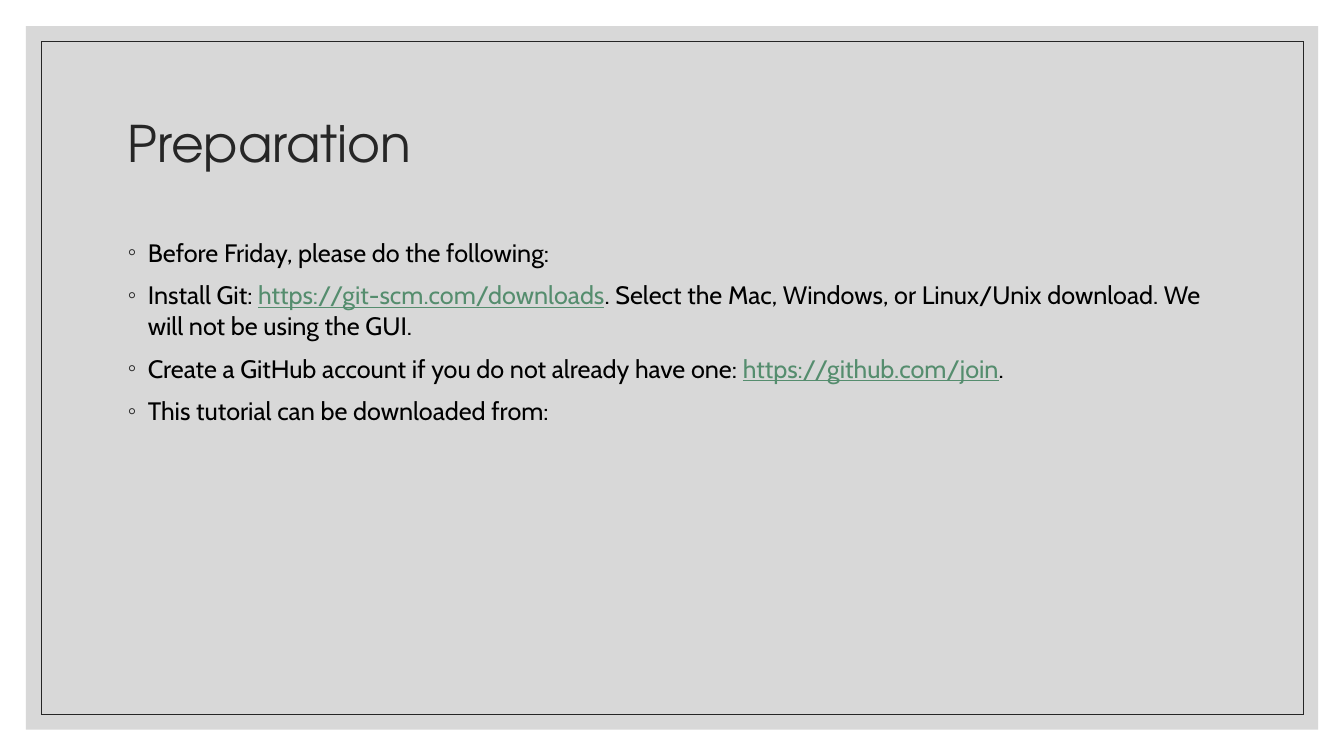
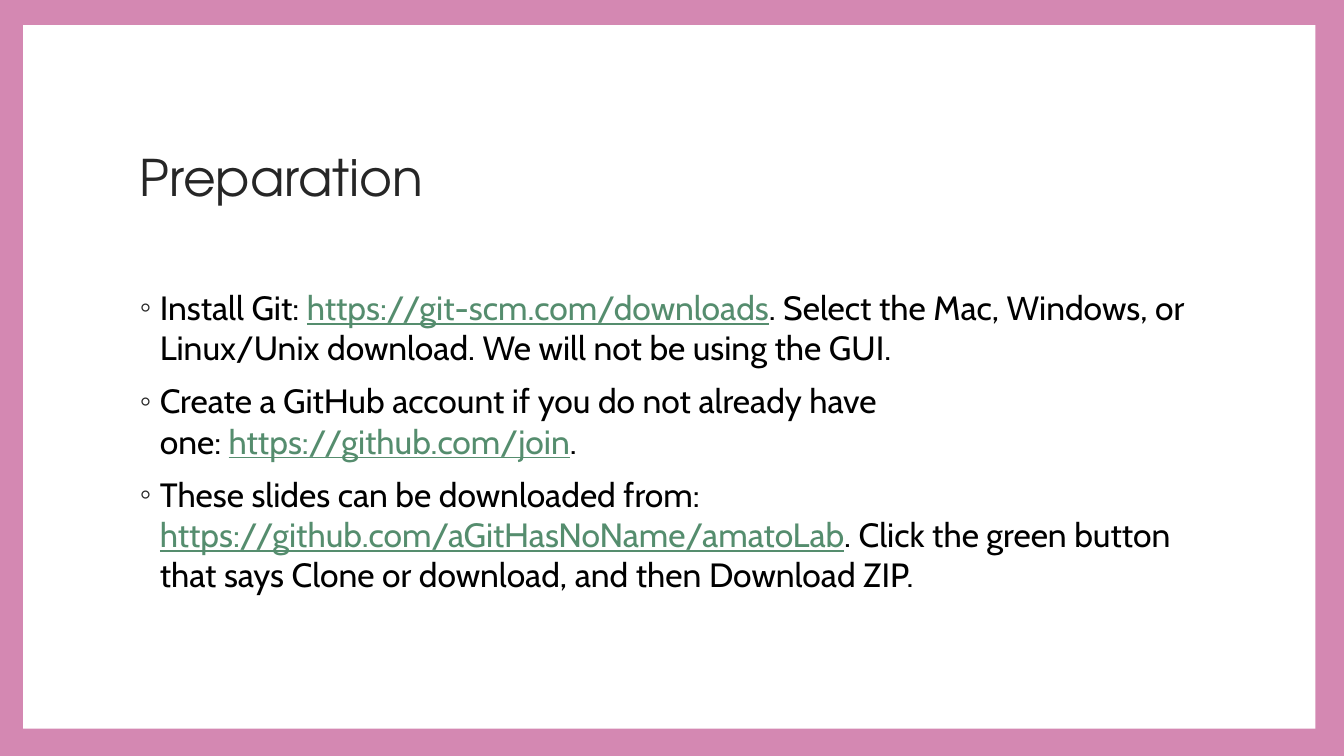
Before and after one commit to aGitHasNoName/amatoLab, a slide deck: slide 3 of amatoGit.pptx. Drawn at 1344x756 pixels with LibreOffice and Linux fonts; fonts in the diff are those of the drawing. Boxes give left, top, right and bottom in pixels: in the first picture for what was removed or moved away, otherwise in the second. Text is boxed around its words. In the diff, an @@ line names an element or a change of style, - is before the commit and + after.

```diff
--- a/amatoGit.pptx
+++ b/amatoGit.pptx
@@ rectangle added at [0,0,1344,756], fill #D488B2 @@
@@ rectangle added at [23,25,1316,729], fill #FFFFFF @@
@@ rectangle removed at [26,26,1319,730] @@
@@ rectangle removed at [41,41,1304,715] @@
@@ title "Preparation": place and size @@
-title "Preparation" at [128,124,412,172]
+title "Preparation" at [140,158,424,206]
@@ text at [148,243,549,268]: paragraph removed @@
-◦ Before Friday, please do the following:
@@ text "Install Git: https://git-scm.com/downloads. Select the ...": place and size @@
-text "Install Git: https://git-scm.com/downloads. Select the ..." at [148,243,1200,421]
+text "Install Git: https://git-scm.com/downloads. Select the ..." at [160,294,1184,595]
@@ text at [160,294,1184,462]: size 18 to 24 pt in "Install Git: https://git-scm.com/downloads. Select the Mac,  ...", "Create a GitHub account if you do ..." @@
@@ text at [160,481,1170,595]: text changed; size 18 to 24 pt @@
-◦ This tutorial can be downloaded from:
+◦ These slides can be downloaded from: https://github.com/aGitHasNoName/amatoLab. Click the green button that says Clone or download, and then Download ZIP.
```
Also in this commit, not shown: 1 other slide changed, 1 other file.
